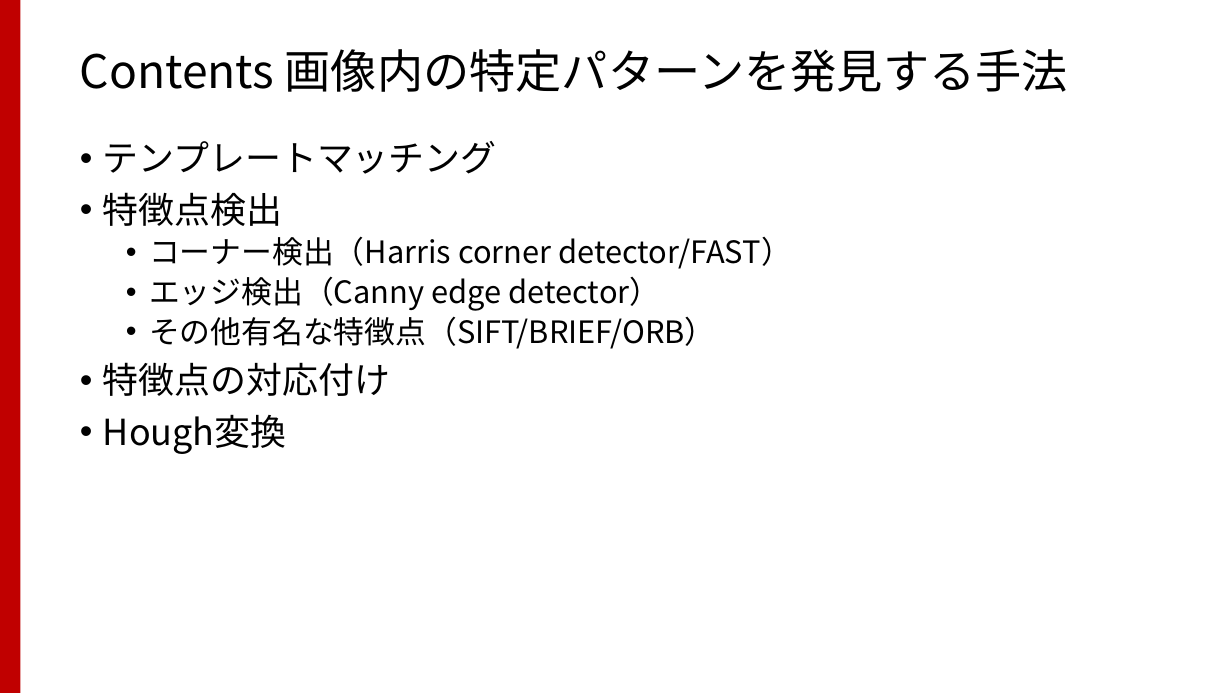
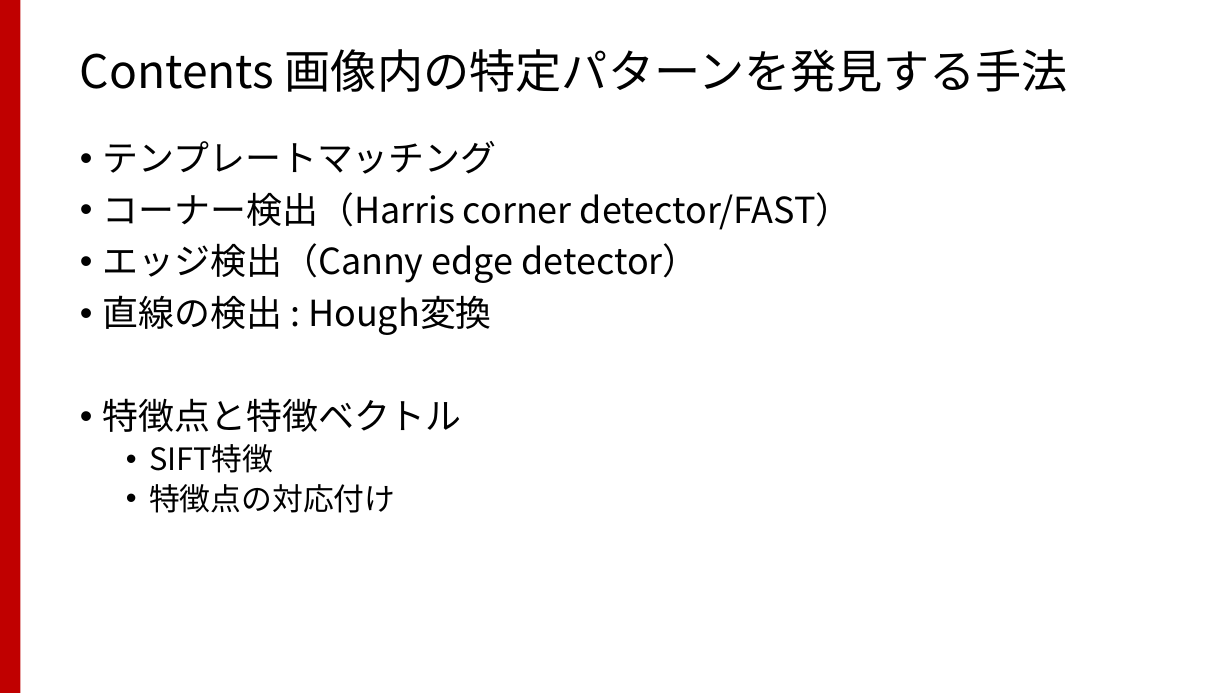
Before and after one commit to TakashiIjiri/TakashiIjiri.github.io, a slide deck: slide 3 of classes/dm2020_2/dm1.pptx (slide 4 before the commit). Drawn at 1232x693 pixels with LibreOffice and Linux fonts; fonts in the diff are those of the drawing. Boxes give left, top, right and bottom in pixels: in the first picture for what was removed or moved away, otherwise in the second. Text is boxed around its words. In the diff, an @@ line names an element or a change of style, - is before the commit and + after.

```diff
--- a/classes/dm2020_2/dm1.pptx
+++ b/classes/dm2020_2/dm1.pptx
@@ text at (103,192,282,226): paragraph removed @@
-• 特徴点検出
@@ text at (103,192,852,513): size 24 to 28 pt in "コーナー検出（Harris corner detector/FAST）", "エッジ検出（Canny edge detector）"; size 28 to 24 pt in "特徴点の対応付け"; list level 2 to 1 in "コーナー検出（Harris corner detector/FAST）"; list level 2 to 1 in "エッジ検出（Canny edge detector）"; list level 1 to 2 in "特徴点の対応付け" @@
@@ text at (103,295,491,473): text changed; size 24 to 28 pt @@
-  • その他有名な特徴点（SIFT/BRIEF/ORB）
+• 直線の検出 : Hough変換
+• 特徴点と特徴ベクトル
+  • SIFT特徴
@@ text at (103,414,286,454): paragraph removed @@
-• Hough変換
```
Also in this commit, not shown: 4 other slides changed, 4 slides added, 6 slides removed, 10 other files.
